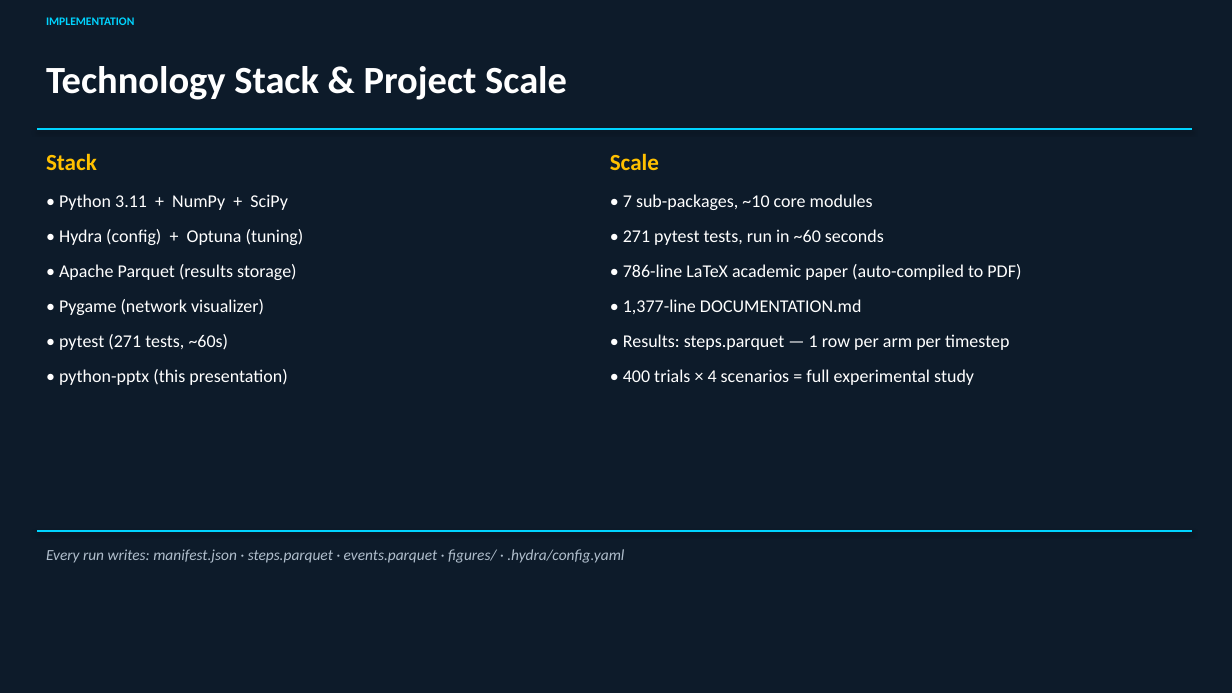
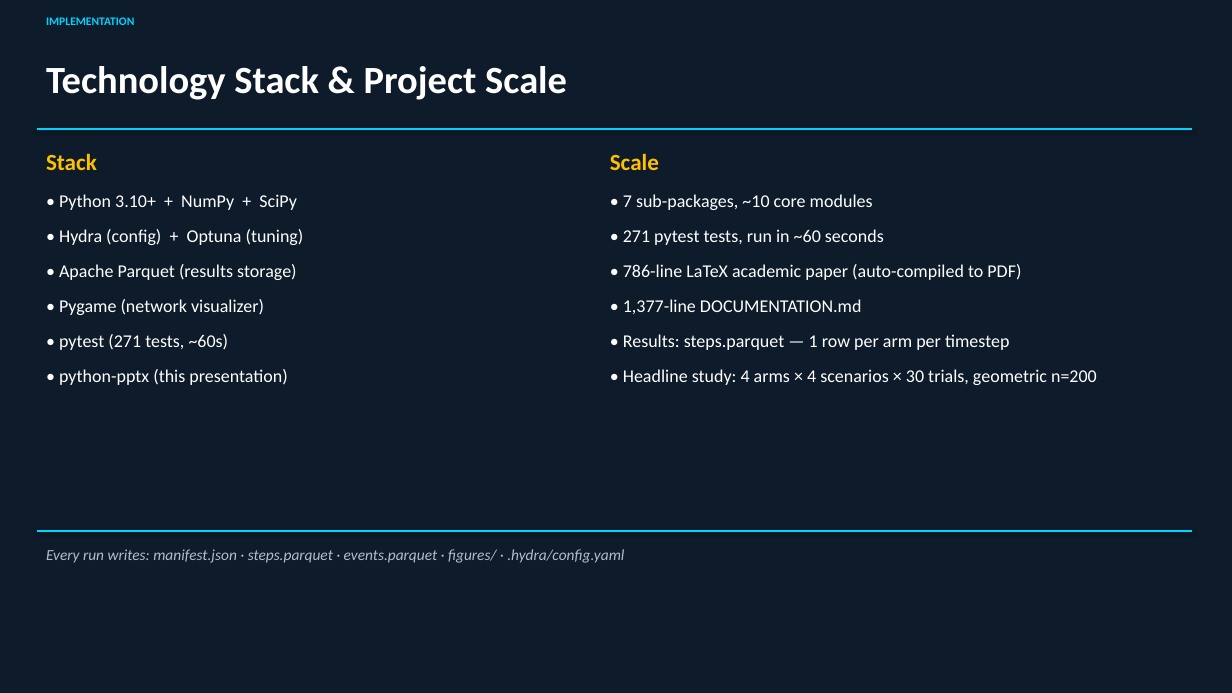
Before and after one commit to VaibhavBansal05/Dynaswarm, a slide deck: slide 19 of dynaswarm_presentation.pptx. Drawn at 1232x693 pixels with LibreOffice and Linux fonts; fonts in the diff are those of the drawing. Boxes give left, top, right and bottom in pixels: in the first picture for what was removed or moved away, otherwise in the second. Text is boxed around its words. In the diff, an @@ line names an element or a change of style, - is before the commit and + after.

```diff
--- a/dynaswarm_presentation.pptx
+++ b/dynaswarm_presentation.pptx
@@ text at box(59, 194, 297, 210): text changed @@
-• Python 3.11 + NumPy + SciPy
+• Python 3.10+ + NumPy + SciPy
@@ text at box(623, 369, 1097, 385): text changed @@
-• 400 trials × 4 scenarios = full experimental study
+• Headline study: 4 arms × 4 scenarios × 30 trials, geometric n=200
```
Also in this commit, not shown: 14 other slides changed, 4 slides added, 2 slides removed, 6 other files.
